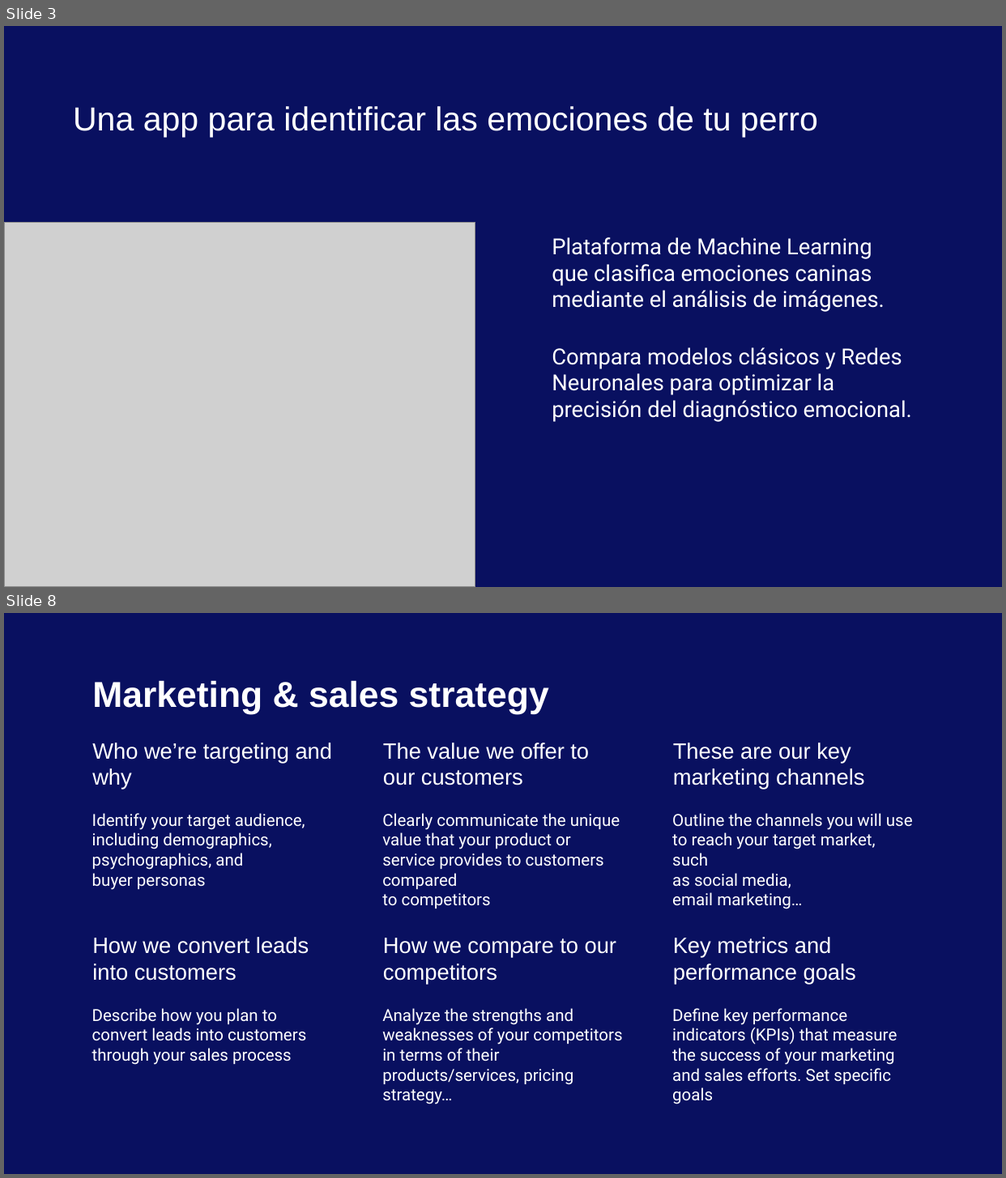
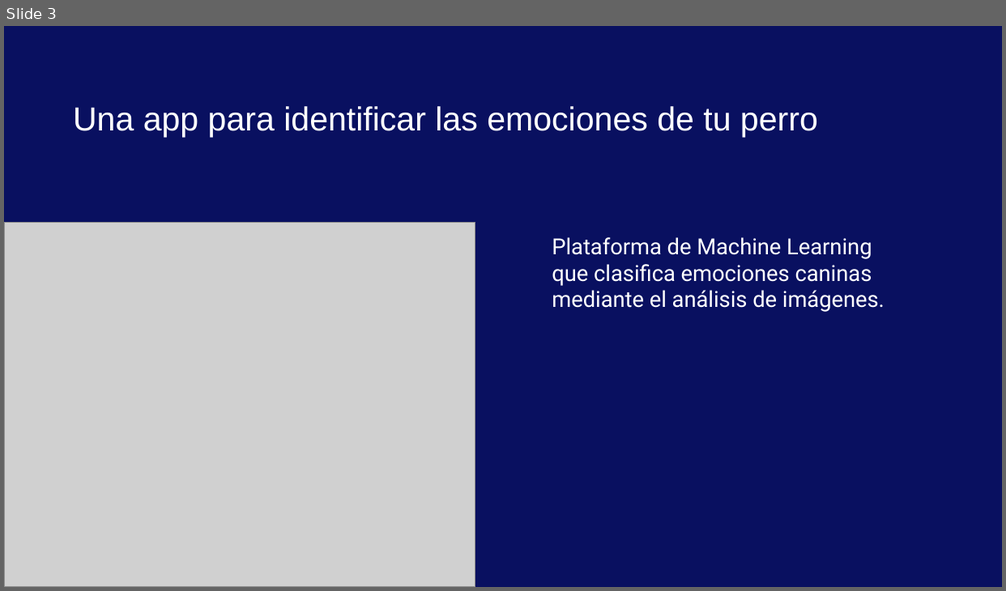
Before and after one commit to AGC79/proyecto_machine_learning_agc, a slide deck: docs/presentacion_app_ml.pptx. Shown one above the other, each under a label of ours: slides 3 and 8 before the commit, slide 3 after it; the slides between them are not shown. The pictures are 1006x1178 and 1006x591 pixels, drawn with LibreOffice and Linux fonts; fonts in the diff are those of the drawing; grey boxes stand for pictures; background and template pictures are left out. Boxes give left, top, right and bottom in pixels: in the first picture for what was removed or moved away, otherwise in the second. Text is boxed around its words. In the diff, an @@ line names an element or a change of style, - is before the commit and + after.

```diff
--- a/docs/presentacion_app_ml.pptx
+++ b/docs/presentacion_app_ml.pptx
@@ slide 8 removed at box(4, 613, 1002, 1174), background picture (left out) @@
@@ title removed at box(92, 680, 549, 714) @@
-Marketing & sales strategy
@@ subtitle removed at box(92, 743, 333, 790) @@
-Who we’re targeting and why
@@ subtitle removed at box(383, 743, 589, 786) @@
-The value we offer to our customers
@@ subtitle removed at box(673, 743, 864, 790) @@
-These are our key marketing channels
@@ subtitle removed at box(92, 813, 305, 890) @@
-Identify your target audience, including demographics, psychographics, and
-buyer personas
@@ subtitle removed at box(382, 813, 620, 909) @@
-Clearly communicate the unique value that your product or service provides to customers compared
-to competitors
@@ subtitle removed at box(672, 813, 913, 909) @@
-Outline the channels you will use to reach your target market, such
-as social media,
-email marketing…
@@ subtitle removed at box(92, 937, 309, 981) @@
-How we convert leads into customers
@@ subtitle removed at box(383, 938, 617, 985) @@
-How we compare to our competitors
@@ subtitle removed at box(673, 937, 856, 985) @@
-Key metrics and performance goals
@@ subtitle removed at box(92, 1008, 306, 1065) @@
-Describe how you plan to convert leads into customers through your sales process
@@ subtitle removed at box(382, 1008, 622, 1105) @@
-Analyze the strengths and weaknesses of your competitors in terms of their products/services, pricing strategy…
@@ subtitle removed at box(672, 1008, 897, 1105) @@
-Define key performance indicators (KPIs) that measure the success of your marketing and sales efforts. Set specific goals
@@ slide 3 changed as well @@
@@ subtitle at box(552, 348, 912, 422): paragraph removed @@
-Compara modelos clásicos y Redes Neuronales para optimizar la precisión del diagnóstico emocional.
```
Also in this commit, not shown: 2 other slides changed, 10 slides added, 12 other slides removed, 2 other files.
